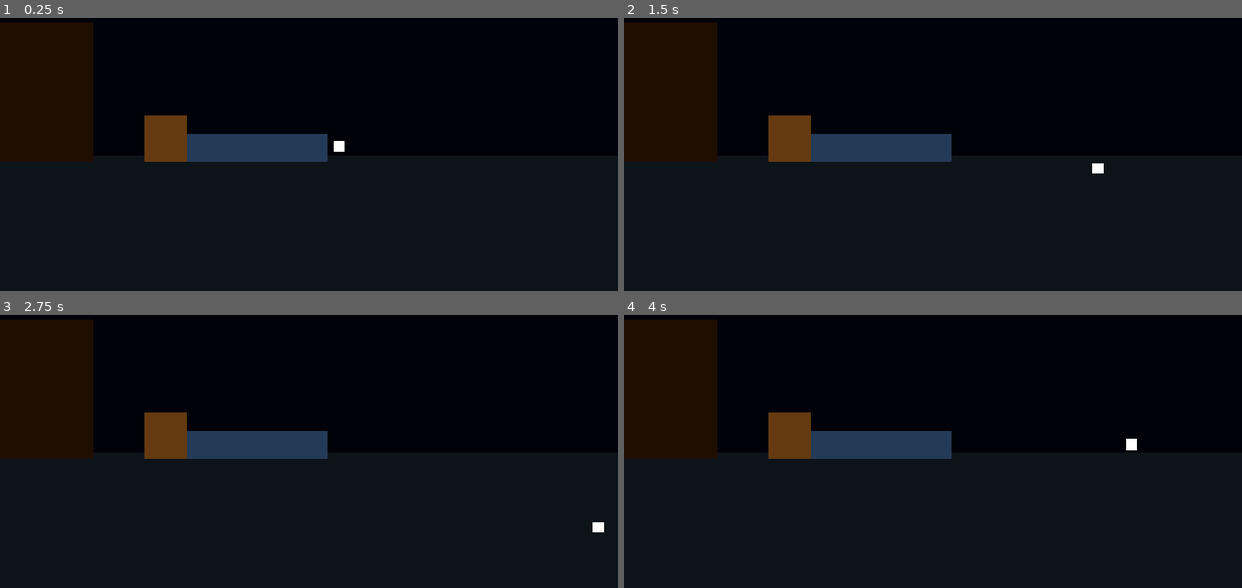
Above: before the commit, frames 1-4 (two rows, left to right).
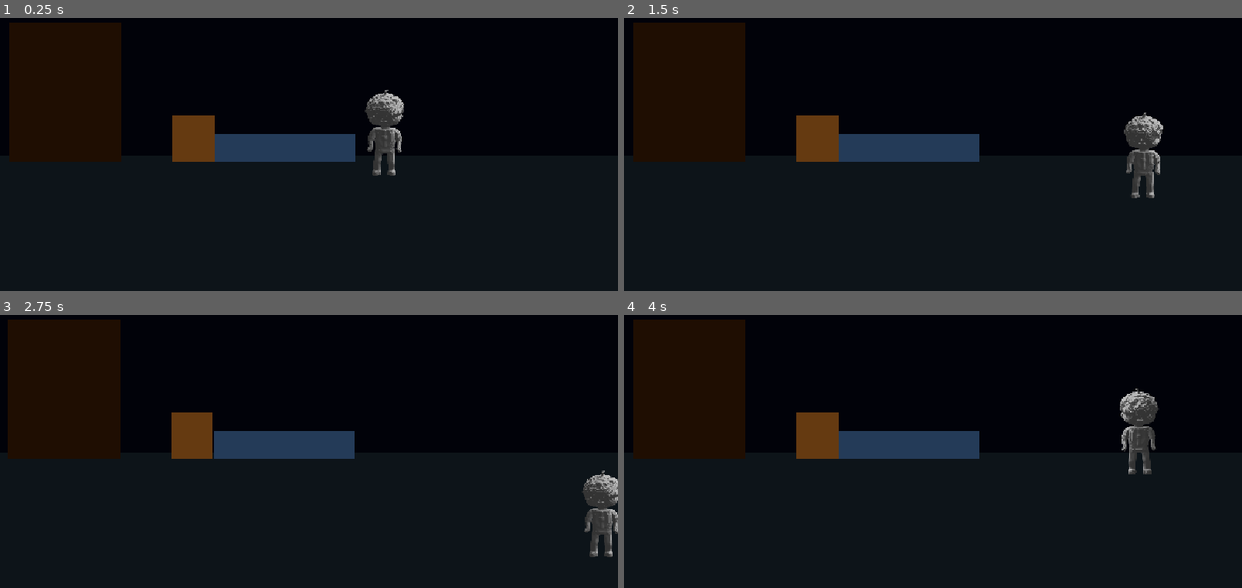
Above: after the commit, the same moments.

Repository: RUB1C/VOIDHEART
Game: Godot game, scene res://scenes/levels/escena_base.tscn
The game is run twice, just before and just after one commit, with the same random seed, the same clock (stepped at 60 frames per second) and the same inputs.
Inputs:
- Up to frame 1 (0.25 s): no input
- Up to frame 2 (1.5 s): tap Enter at 0.5 s; hold D (derecha) 0.53-1.28 s; hold Shift (correr) 0.53-1.28 s; hold S (abajo) from 1.28 s (still down); tap E (interactuar) at 1.35 s
- Up to frame 3 (2.75 s): release S (abajo) at 2.03 s; hold D (derecha) from 2.03 s (still down); hold Shift (correr) from 2.03 s (still down)
- Up to frame 4 (4 s): release D (derecha) at 2.78 s; release Shift (correr) at 2.78 s; hold W (arriba) 2.78-3.53 s; tap E (interactuar) at 2.85 s; hold A (izquierda) from 3.53 s (still down); hold Shift (correr) from 3.53 s (still down)

The runs differ from the first frame. In frame 1, 6.2% of the frame differs, in the area x 0-66%, y 1-58%; in frame 2, 6.2%, in the area x 0-88%, y 1-67%; in frame 3, 5.9%; in frame 4, 6.2%.

Commit message:
feat: diseño de personaje
se creó una carpeta para los assets y para la animación idle del personaje, se instanciaron frames renderizados en blender

Diff:
--- a/voidheart/scenes/entities/player.tscn
+++ b/voidheart/scenes/entities/player.tscn
@@ -2,19 +2,119 @@
 
 [ext_resource type="Script" uid="uid://c0p8jpeblwbhp" path="res://scripts/player.gd" id="1_ucweq"]
 [ext_resource type="Script" uid="uid://cp15kn6vuhtu3" path="res://scripts/camera_2d.gd" id="2_08t41"]
-
-[sub_resource type="CanvasTexture" id="CanvasTexture_bx8n8"]
+[ext_resource type="Texture2D" uid="uid://2dfbjs8pjutp" path="res://assets/idle/sprites_idle0001.png" id="3_cwche"]
+[ext_resource type="Texture2D" uid="uid://cmpr18q4habyx" path="res://assets/idle/sprites_idle0002.png" id="4_yv3je"]
+[ext_resource type="Texture2D" uid="uid://b5d31qs5qtfiu" path="res://assets/idle/sprites_idle0003.png" id="5_3hm5d"]
+[ext_resource type="Texture2D" uid="uid://cuqi6hvcidjov" path="res://assets/idle/sprites_idle0004.png" id="6_yw3xw"]
+[ext_resource type="Texture2D" uid="uid://c433568jrrt5d" path="res://assets/idle/sprites_idle0005.png" id="7_6gvyl"]
+[ext_resource type="Texture2D" uid="uid://donyylomthqm7" path="res://assets/idle/sprites_idle0006.png" id="8_u2s01"]
+[ext_resource type="Texture2D" uid="uid://pgonhetyuwxw" path="res://assets/idle/sprites_idle0007.png" id="9_tb0mf"]
+[ext_resource type="Texture2D" uid="uid://bybp71w24lk0r" path="res://assets/idle/sprites_idle0008.png" id="10_y2dek"]
+[ext_resource type="Texture2D" uid="uid://d0jdu4xbkp8cd" path="res://assets/idle/sprites_idle0009.png" id="11_3sokb"]
+[ext_resource type="Texture2D" uid="uid://lam8fbrjp07n" path="res://assets/idle/sprites_idle0010.png" id="12_txtga"]
+[ext_resource type="Texture2D" uid="uid://trih24rojdkc" path="res://assets/idle/sprites_idle0011.png" id="13_pdlmq"]
+[ext_resource type="Texture2D" uid="uid://l0u15hifdsmt" path="res://assets/idle/sprites_idle0012.png" id="14_527fh"]
+[ext_resource type="Texture2D" uid="uid://db7nh7ypwueg8" path="res://assets/idle/sprites_idle0013.png" id="15_ow4gm"]
+[ext_resource type="Texture2D" uid="uid://bct2x21ah1ufg" path="res://assets/idle/sprites_idle0014.png" id="16_fxsl8"]
+[ext_resource type="Texture2D" uid="uid://cs5pk7bat3i0j" path="res://assets/idle/sprites_idle0015.png" id="17_d5vbf"]
+[ext_resource type="Texture2D" uid="uid://brr3ucw0brxvt" path="res://assets/idle/sprites_idle0016.png" id="18_fh725"]
+[ext_resource type="Texture2D" uid="uid://bp7gm0u8mx04a" path="res://assets/idle/sprites_idle0017.png" id="19_mgf8m"]
+[ext_resource type="Texture2D" uid="uid://ciyvgyanj1vy7" path="res://assets/idle/sprites_idle0018.png" id="20_dgu1j"]
+[ext_resource type="Texture2D" uid="uid://dcvjb1c6mrdgt" path="res://assets/idle/sprites_idle0019.png" id="21_dta47"]
+[ext_resource type="Texture2D" uid="uid://15yx7iei15lb" path="res://assets/idle/sprites_idle0020.png" id="22_w2gpp"]
+[ext_resource type="Texture2D" uid="uid://ctdv4m8syh0ot" path="res://assets/idle/sprites_idle0021.png" id="23_fanr8"]
+[ext_resource type="Texture2D" uid="uid://2g1p2kiey6in" path="res://assets/idle/sprites_idle0022.png" id="24_ufll5"]
+[ext_resource type="Texture2D" uid="uid://ra8n5iyc8wwl" path="res://assets/idle/sprites_idle0023.png" id="25_sepq8"]
+[ext_resource type="Texture2D" uid="uid://dmqd81qomy06n" path="res://assets/idle/sprites_idle0024.png" id="26_sbcfq"]
 
 [sub_resource type="RectangleShape2D" id="RectangleShape2D_5h11f"]
+size = Vector2(77.000015, 163.5)
+
+[sub_resource type="SpriteFrames" id="SpriteFrames_hchaj"]
+animations = [{
+"frames": [{
+"duration": 1.0,
+"texture": ExtResource("3_cwche")
+}, {
+"duration": 1.0,
+"texture": ExtResource("4_yv3je")
+}, {
+"duration": 1.0,
+"texture": ExtResource("5_3hm5d")
+}, {
+"duration": 1.0,
+"texture": ExtResource("6_yw3xw")
+}, {
+"duration": 1.0,
+"texture": ExtResource("7_6gvyl")
+}, {
+"duration": 1.0,
+"texture": ExtResource("8_u2s01")
+}, {
+"duration": 1.0,
+"texture": ExtResource("9_tb0mf")
+}, {
+"duration": 1.0,
+"texture": ExtResource("10_y2dek")
+}, {
+"duration": 1.0,
+"texture": ExtResource("11_3sokb")
+}, {
+"duration": 1.0,
+"texture": ExtResource("12_txtga")
+}, {
+"duration": 1.0,
+"texture": ExtResource("13_pdlmq")
+}, {
+"duration": 1.0,
+"texture": ExtResource("14_527fh")
+}, {
+"duration": 1.0,
+"texture": ExtResource("15_ow4gm")
+}, {
+"duration": 1.0,
+"texture": ExtResource("16_fxsl8")
+}, {
+"duration": 1.0,
+"texture": ExtResource("17_d5vbf")
+}, {
+"duration": 1.0,
+"texture": ExtResource("18_fh725")
+}, {
+"duration": 1.0,
+"texture": ExtResource("19_mgf8m")
+}, {
+"duration": 1.0,
+"texture": ExtResource("20_dgu1j")
+}, {
+"duration": 1.0,
+"texture": ExtResource("21_dta47")
+}, {
+"duration": 1.0,
+"texture": ExtResource("22_w2gpp")
+}, {
+"duration": 1.0,
+"texture": ExtResource("23_fanr8")
+}, {
+"duration": 1.0,
+"texture": ExtResource("24_ufll5")
+}, {
+"duration": 1.0,
+"texture": ExtResource("25_sepq8")
+}, {
+"duration": 1.0,
+"texture": ExtResource("26_sbcfq")
+}],
+"loop": 1,
+"name": &"idle",
+"speed": 24.0
+}]
 
 [node name="Player" type="CharacterBody2D" unique_id=73166647]
 script = ExtResource("1_ucweq")
 
-[node name="Sprite2D" type="Sprite2D" parent="." unique_id=1958531804]
-scale = Vector2(20.000002, 20)
-texture = SubResource("CanvasTexture_bx8n8")
-
 [node name="CollisionShape2D" type="CollisionShape2D" parent="." unique_id=1151208202]
+position = Vector2(521.5, 275.25)
 scale = Vector2(0.99999994, 1)
 shape = SubResource("RectangleShape2D_5h11f")
 
@@ -25,3 +125,10 @@
 limit_bottom = 648
 limit_smoothed = true
 script = ExtResource("2_08t41")
+
+[node name="AnimatedSprite2D" type="AnimatedSprite2D" parent="." unique_id=1326150756]
+position = Vector2(524.4999, 296.5)
+scale = Vector2(0.31406254, 0.3101852)
+sprite_frames = SubResource("SpriteFrames_hchaj")
+animation = &"idle"
+frame_progress = 0.064985715
--- a/voidheart/scenes/levels/escena_base.tscn
+++ b/voidheart/scenes/levels/escena_base.tscn
@@ -29,7 +29,7 @@
 [node name="Capa_juego" type="Node2D" parent="." unique_id=2120215362]
 
 [node name="Player" parent="Capa_juego" unique_id=73166647 instance=ExtResource("1_sr8v3")]
-position = Vector2(654, -238)
+position = Vector2(163, -536)
 
 [node name="Limite_escenario" type="StaticBody2D" parent="Capa_juego" unique_id=2068482911]
 
Binary file added: voidheart/assets/idle/sprites_idle0001.png
Not shown, added: voidheart/assets/idle/sprites_idle0001.png.import
Binary file added: voidheart/assets/idle/sprites_idle0002.png
Not shown, added: voidheart/assets/idle/sprites_idle0002.png.import
Binary file added: voidheart/assets/idle/sprites_idle0003.png
Not shown, added: voidheart/assets/idle/sprites_idle0003.png.import
Binary file added: voidheart/assets/idle/sprites_idle0004.png
Not shown, added: voidheart/assets/idle/sprites_idle0004.png.import
Binary file added: voidheart/assets/idle/sprites_idle0005.png
Not shown, added: voidheart/assets/idle/sprites_idle0005.png.import
Binary file added: voidheart/assets/idle/sprites_idle0006.png
Not shown, added: voidheart/assets/idle/sprites_idle0006.png.import
(and 36 more such lines)
